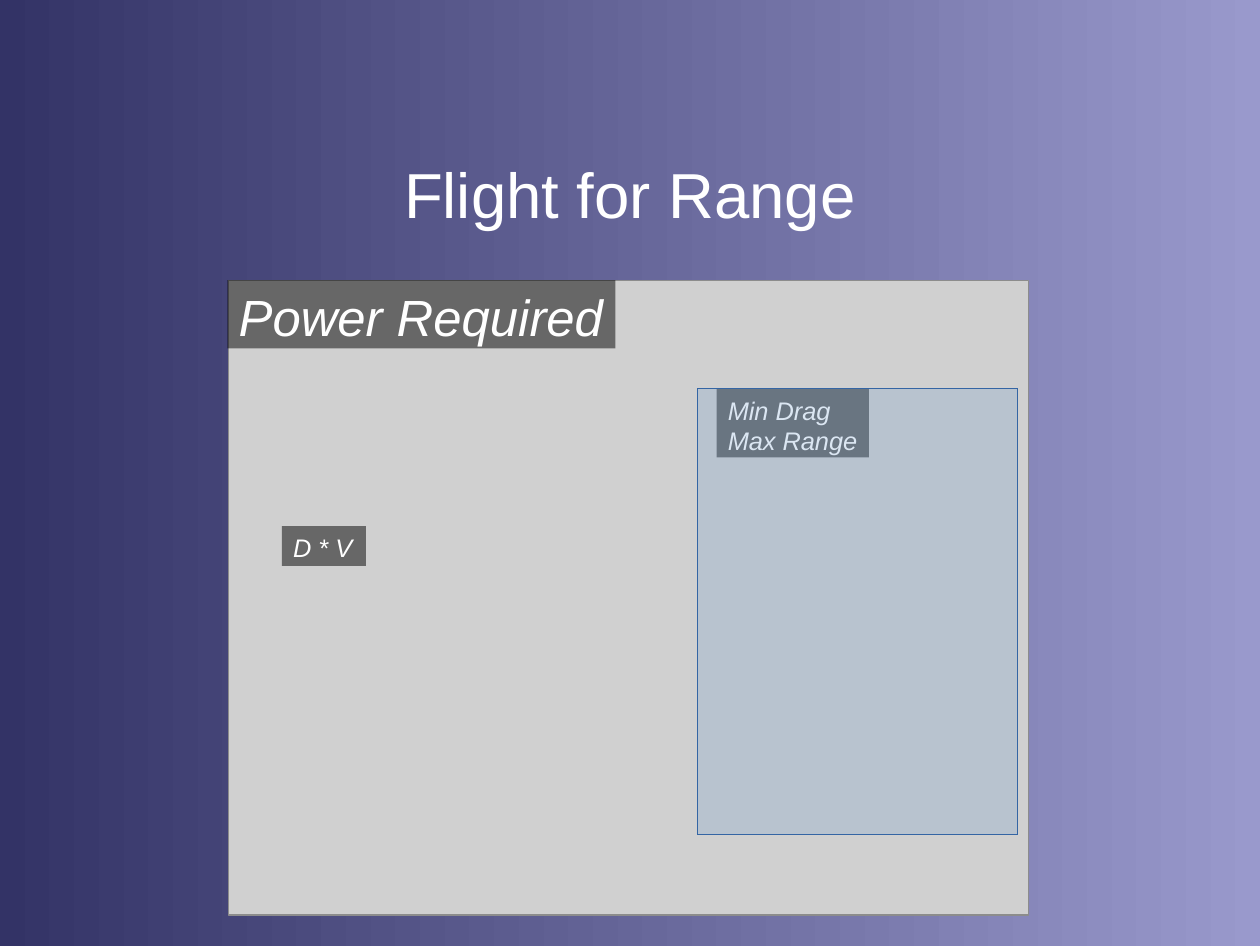
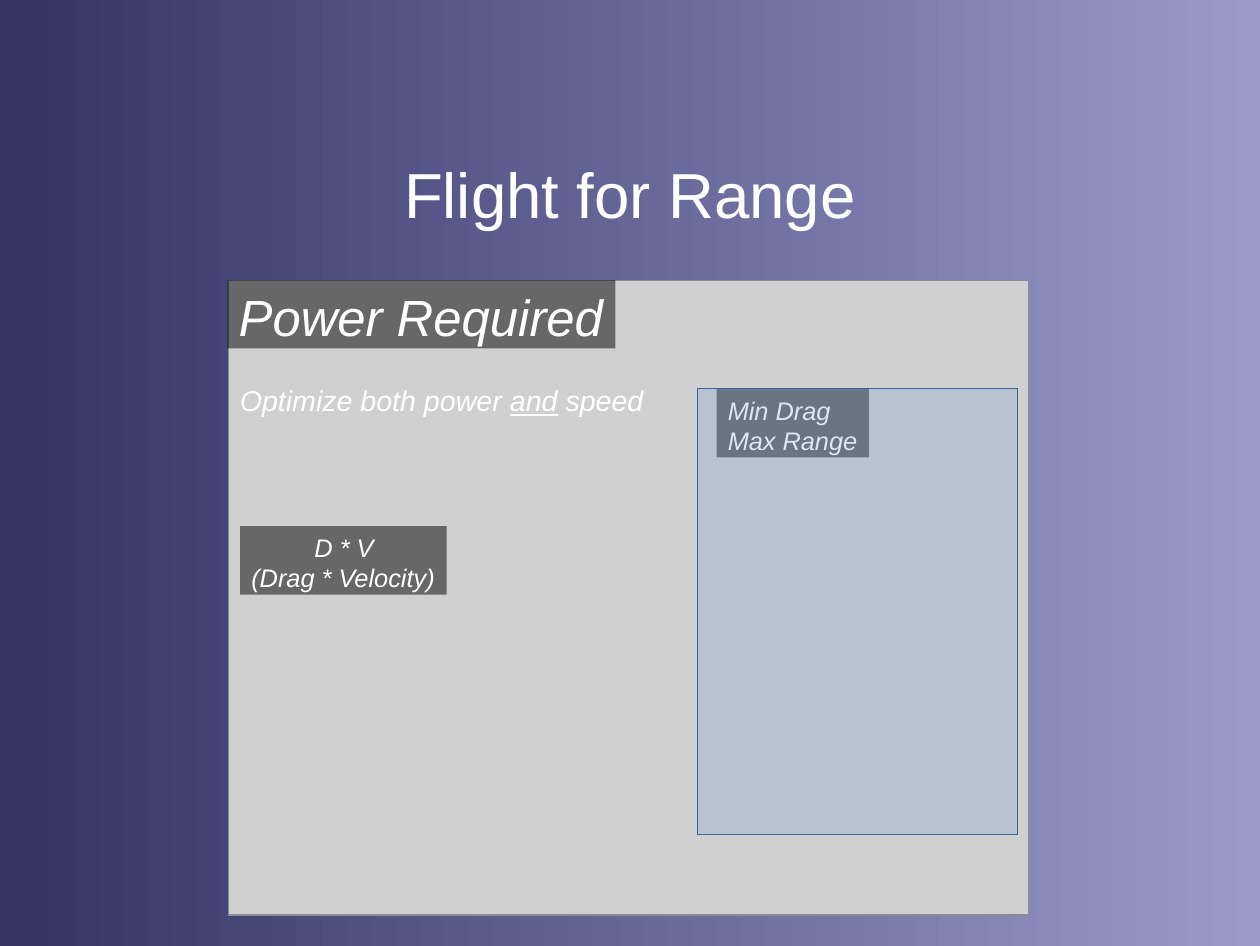
Before and after one commit to stephanheinemann/flight, a slide deck: slide 11 of FI/RangeAndEndurance/RangeAndEndurance.odp. Drawn at 1260x946 pixels with LibreOffice and Linux fonts; fonts in the diff are those of the drawing; grey boxes stand for pictures; background and template pictures are left out. Boxes give left, top, right and bottom in pixels: in the first picture for what was removed or moved away, otherwise in the second. Text is boxed around its words. In the diff, an @@ line names an element or a change of style, - is before the commit and + after.

```diff
--- a/FI/RangeAndEndurance/RangeAndEndurance.odp
+++ b/FI/RangeAndEndurance/RangeAndEndurance.odp
@@ text added at bbox=[240, 391, 644, 417], 18 pt, text #FFFFFF, italic @@
+Optimize both power and speed
@@ rectangle "D * V": place and size @@
-rectangle "D * V" at bbox=[282, 526, 366, 566]
+rectangle "D * V" at bbox=[240, 526, 447, 595]
@@ text in rectangle at bbox=[251, 568, 435, 592]: paragraph added @@
+(Drag * Velocity)
```
Also in this commit, not shown: 3 other slides changed, 2 other files.
